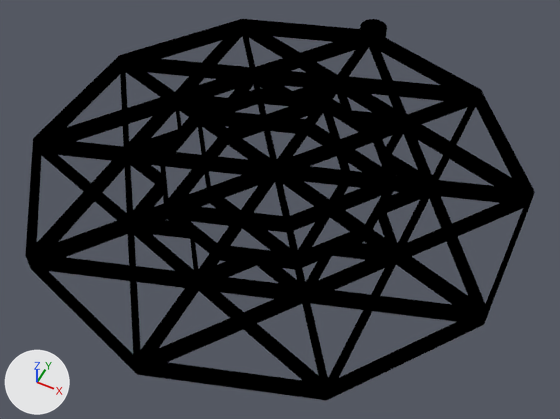
What one commit did to the Blender file radek.2mm.blend.
Camera for both pictures: a 50 mm lens placed at (0.0275, -0.0554, 0.0626), pointed at (0.0014, -0.0034, -0.0024). The lights are fixed; the arrows at lower left show +X, +Y and +Z.

The older version as bpy lines, for what is in view:
```python
me_path451_003 = bpy.data.meshes.new('path451.003')
me_path451_003.from_pydata(...)  # 8208 vertices, 12665 faces, 17 loose edges; spans x -0.0268..0.0264, y -0.0291..0.0294, z 0.0..0.002
me_path451_003.materials.append(mat_svgmat_005)  # black #000000
ob_path451 = bpy.data.objects.new('path451', me_path451_003)
ob_path451.location = (0.0, 0.0, 0.0)
```
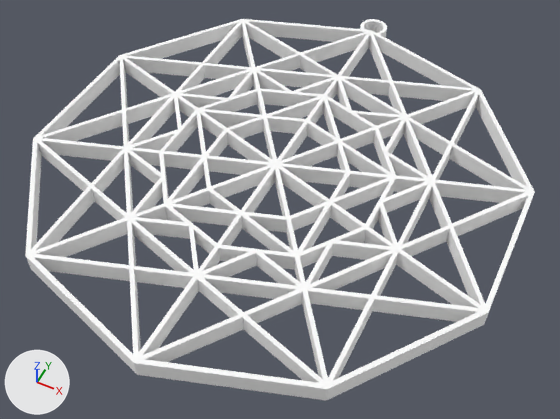
The change in detail:
Material 'SVGMat.001' (mat_svgmat_001) is new.
Its base color is (1.0, 1.0, 1.0) (white #ffffff).
me_path451_003 is used by ob_path451; location (0.0, 0.0, 0.0).
me_path451_003 had 8208 vertices, 12665 faces, 17 loose edges and spanned x -0.0268..0.0264, y -0.0291..0.0294, z 0.0..0.002.
me_path451_003 now has 6294 vertices, 9794 faces, 17 loose edges and spans x -0.0268..0.0264, y -0.0291..0.0294, z 0.0..0.002.
me_path451_003 part 1: 333 vertices moved from x -0.0268..0.0264, y -0.0273..0.0266, z 0.0..0.002 to x -0.0268..0.0264, y -0.0279..0.0266, z 0.0..0.002; 2646 vertices removed from x -0.0268..0.0264, y -0.0286..0.0268, z 0.0..0.002; 732 vertices added at x -0.0268..0.0264, y -0.029..0.0268, z 0.0..0.002.
me_path451_003 part 2: 6715 faces spanning x -0.0268..0.0264, y -0.0291..0.0294, z 0.0..0.002 switch from mat_svgmat_005 (black #000000) to mat_svgmat_001 (white #ffffff).

Changed parts and their boxes (x1, y1, x2, y2) in the pictures (560 x 419 px):
part 1 of me_path451_003, cut back
    both: (25, 19, 535, 400)
part 2 of me_path451_003, recoloured (black to white)
    both: (26, 19, 535, 389)
